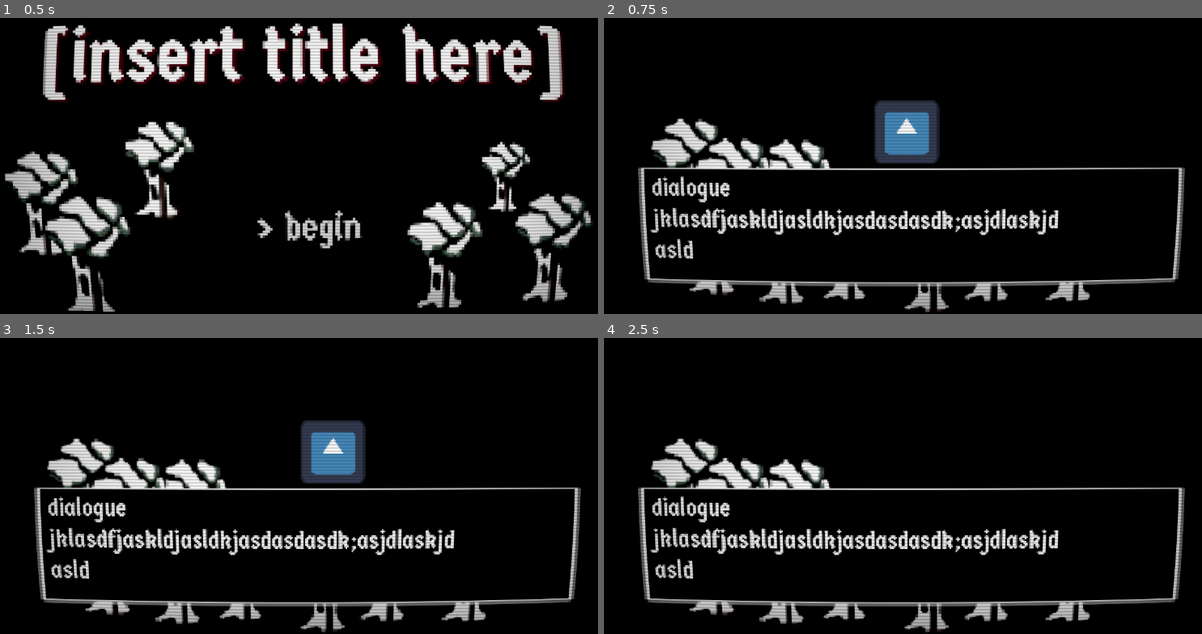
Above: before the commit, frames 1-4 (two rows, left to right).
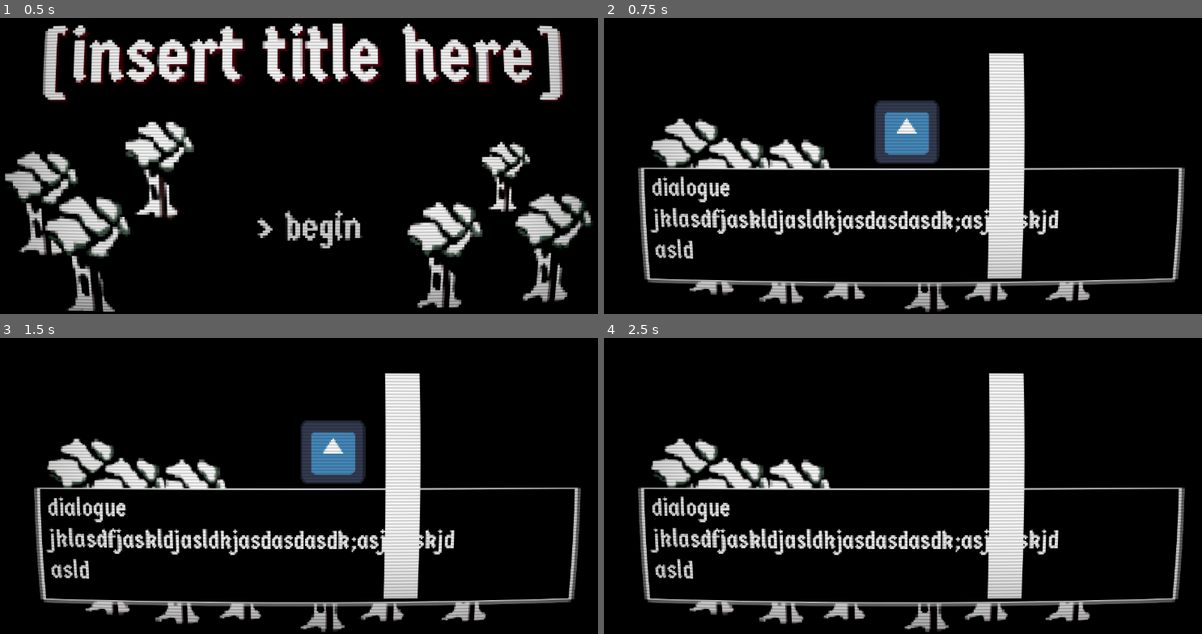
Above: after the commit, the same moments.

Repository: julianlaxamana/ld-60
Game: Godot game, scene res://Scenes/title_screen.tscn
Two runs of this game, one before a commit and one after it. Both use one fixed random seed, a clock stepped at 60 frames per second and the inputs below. The engine's default icon, where the game draws it, is replaced by a stand-in: a white triangle on a blue panel in a dark square.
Inputs:
- Up to frame 1 (0.5 s): no input
- Up to frame 2 (0.75 s): click "> begin" at 0.5 s
- Up to frame 3 (1.5 s): tap Enter at 1.25 s; hold Right (ui_right) from 1.28 s (still down)
- Up to frame 4 (2.5 s): release Right (ui_right) at 2.03 s; hold Down (ui_down) from 2.03 s (still down)

Frame 1 is identical in both runs. In frame 2, 4.4% of the frame differs, in the area x 64-71%, y 11-89%; in frame 3, 4.4%; in frame 4, 4.4%.

Commit message:
added room

Diff:
--- /dev/null
+++ b/Scenes/camera.gd
@@ -0,0 +1,4 @@
+extends Camera2D
+
+func _physics_process(delta: float) -> void:
+	$".".global_position = lerp($"../CharacterBody2D".position, global_position, 0.95)
--- a/Scenes/map.tscn
+++ b/Scenes/map.tscn
@@ -1,3 +1,121 @@
 [gd_scene format=3 uid="uid://dw8tbb0a3rhdl"]
 
+[ext_resource type="PackedScene" uid="uid://cptmwvr5tfton" path="res://Scenes/player.tscn" id="1_ci6au"]
+[ext_resource type="Texture2D" uid="uid://cgfitrqfnitl7" path="res://light.png" id="1_np2xp"]
+[ext_resource type="Shader" uid="uid://c2fn1n4cjxx5q" path="res://Shaders/pixel.gdshader" id="2_myvm1"]
+[ext_resource type="Script" uid="uid://bo5lyy3uesf4i" path="res://Scripts/canvas_layer.gd" id="3_q0mm3"]
+[ext_resource type="Shader" uid="uid://km5x4l4c3tgi" path="res://Shaders/screen_effect.gdshader" id="4_np2xp"]
+[ext_resource type="Script" uid="uid://b44wyhmnco43g" path="res://Scenes/camera.gd" id="5_q0mm3"]
+
+[sub_resource type="ShaderMaterial" id="ShaderMaterial_w7jjh"]
+shader = ExtResource("2_myvm1")
+shader_parameter/pixel_size = 3.000000095
+
+[sub_resource type="ShaderMaterial" id="ShaderMaterial_6q3n4"]
+shader = ExtResource("4_np2xp")
+
+[sub_resource type="QuadMesh" id="QuadMesh_4c2oa"]
+size = Vector2(1280, 720)
+
+[sub_resource type="RectangleShape2D" id="RectangleShape2D_dwvqn"]
+size = Vector2(159, 764)
+
+[sub_resource type="RectangleShape2D" id="RectangleShape2D_pgrle"]
+size = Vector2(1337, 52)
+
 [node name="Map" type="Node2D" unique_id=883407230]
+
+[node name="ColorRect" type="ColorRect" parent="." unique_id=1663659277]
+offset_left = -1025.0
+offset_top = -533.0
+offset_right = 2491.2532
+offset_bottom = 1458.0
+color = Color(0, 0, 0, 1)
+
+[node name="Light" type="Sprite2D" parent="." unique_id=1239814336]
+texture_filter = 1
+position = Vector2(-57.999996, 454.5)
+scale = Vector2(9.9375, 6.281249)
+texture = ExtResource("1_np2xp")
+
+[node name="CharacterBody2D" parent="." unique_id=1314263702 instance=ExtResource("1_ci6au")]
+position = Vector2(520, 280)
+
+[node name="CanvasLayer" type="CanvasLayer" parent="." unique_id=1809983776]
+offset = Vector2(640, 360)
+transform = Transform2D(1, 0, 0, 1, 640, 360)
+
+[node name="ColorRect" type="ColorRect" parent="CanvasLayer" unique_id=420608170]
+material = SubResource("ShaderMaterial_w7jjh")
+anchors_preset = 15
+anchor_right = 1.0
+anchor_bottom = 1.0
+offset_left = -826.0
+offset_top = -566.0
+offset_right = -140.0
+offset_bottom = -166.0
+grow_horizontal = 2
+grow_vertical = 2
+mouse_filter = 2
+metadata/_edit_use_anchors_ = true
+
+[node name="CanvasLayer2" type="CanvasLayer" parent="." unique_id=1806582896]
+offset = Vector2(640, 360)
+transform = Transform2D(1, 0, 0, 1, 640, 360)
+script = ExtResource("3_q0mm3")
+
+[node name="MeshInstance2D" type="MeshInstance2D" parent="CanvasLayer2" unique_id=1154395057]
+material = SubResource("ShaderMaterial_6q3n4")
+mesh = SubResource("QuadMesh_4c2oa")
+
+[node name="ColorRect2" type="ColorRect" parent="." unique_id=743895082]
+offset_left = -72.0
+offset_top = -364.0
+offset_right = 1315.0
+
+[node name="ColorRect3" type="ColorRect" parent="." unique_id=1404010289]
+offset_left = -95.0
+offset_top = 729.0
+offset_right = 1292.0
+offset_bottom = 1093.0
+
+[node name="ColorRect4" type="ColorRect" parent="." unique_id=2071499925]
+offset_left = 1270.0
+offset_top = -374.0
+offset_right = 2657.0
+offset_bottom = 1101.0
+
+[node name="ColorRect5" type="ColorRect" parent="." unique_id=1359573138]
+offset_left = -1446.0
+offset_top = -353.0
+offset_right = -59.0
+offset_bottom = 1122.0
+
+[node name="ColorRect6" type="ColorRect" parent="." unique_id=153332377]
+offset_left = -188.0
+offset_top = 451.99997
+offset_right = 70.421265
+offset_bottom = 484.3829
+rotation = -0.41887903
+
+[node name="Camera2D" type="Camera2D" parent="." unique_id=1052767669]
+position = Vector2(643, 363)
+script = ExtResource("5_q0mm3")
+
+[node name="StaticBody2D" type="StaticBody2D" parent="." unique_id=502971182]
+
+[node name="CollisionShape2D4" type="CollisionShape2D" parent="StaticBody2D" unique_id=1906709161]
+position = Vector2(1347, 360)
+shape = SubResource("RectangleShape2D_dwvqn")
+
+[node name="CollisionShape2D" type="CollisionShape2D" parent="StaticBody2D" unique_id=508601155]
+position = Vector2(602.5, -30)
+shape = SubResource("RectangleShape2D_pgrle")
+
+[node name="CollisionShape2D2" type="CollisionShape2D" parent="StaticBody2D" unique_id=582395252]
+position = Vector2(595, 757)
+shape = SubResource("RectangleShape2D_pgrle")
+
+[node name="CollisionShape2D3" type="CollisionShape2D" parent="StaticBody2D" unique_id=123217219]
+position = Vector2(-137, 370)
+shape = SubResource("RectangleShape2D_dwvqn")
--- a/Scenes/player.tscn
+++ b/Scenes/player.tscn
@@ -5,7 +5,7 @@
 
 [sub_resource type="CapsuleShape2D" id="CapsuleShape2D_rgm4q"]
 radius = 64.0
-height = 190.0
+height = 138.15
 
 [node name="CharacterBody2D" type="CharacterBody2D" unique_id=1314263702]
 script = ExtResource("1_cvnsp")
--- a/Scenes/test.tscn
+++ b/Scenes/test.tscn
@@ -114,3 +114,9 @@
 texture = ExtResource("6_i3aeo")
 
 [node name="NinePatchRect" parent="." unique_id=533529597 instance=ExtResource("6_5wyu1")]
+
+[node name="ColorRect2" type="ColorRect" parent="." unique_id=1425749171]
+offset_left = 165.0
+offset_top = -157.0
+offset_right = 234.0
+offset_bottom = 292.0
Not shown, added: Scenes/camera.gd.uid
Binary file added: light.png
Not shown, added: light.png.import
